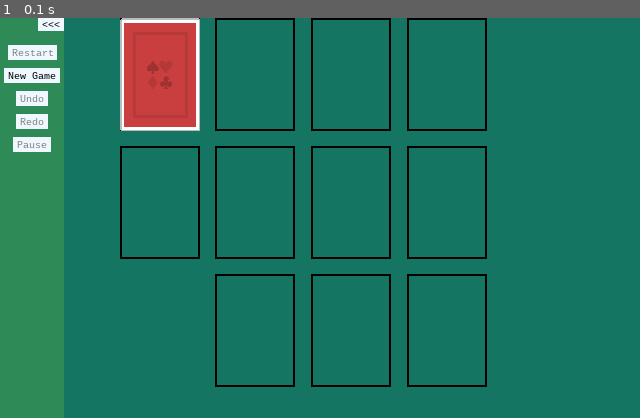
Above: before the commit, frame 1.
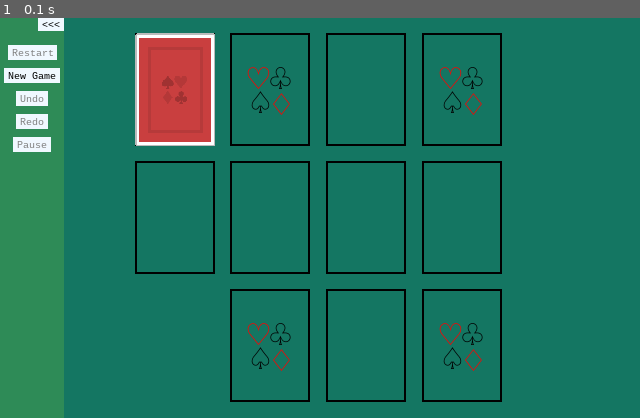
Above: after the commit, the same moment.

Repository: alexetsnyder/OuroborosPython
Game: pygame game, started from Pygame/FourSeasons/game.py
Two runs of this game, one before a commit and one after it. Both use one fixed random seed, a clock stepped at 60 frames per second and the inputs below.
Inputs:
- Up to frame 1 (0.1 s): no input

The runs differ from the first frame. In frame 1, 9.1% of the frame differs, in the area x 18-79%, y 0-96%.

Commit message:
Bug Fixes
Fixed a bug where the deck could be used when paused, and refactored the tile creations, and fixed the bug with it not centering correctly. Changed game to start out paused, and then unpause when clicking on new game.

Diff:
--- a/Pygame/FourSeasons/controls.py
+++ b/Pygame/FourSeasons/controls.py
@@ -75,7 +75,9 @@
 		self.btn_show = Button('<<<', on_click=self.on_click_toggle_bar)
 		controls.insert(0, self.btn_show)
 		self.rect = go.Rect((0, 0), (0, 0), color=self.color)
-		super().__init__((0, 0), controls=controls, default_size=self.btn_show.size)
+		super().__init__((0, 0), controls=controls)
+		w, h = self.btn_show.size
+		self.set_default((w - self.mw, h))
 		self.wire_events()
 
 	def set_size(self, size):
--- a/Pygame/FourSeasons/four_seasons.py
+++ b/Pygame/FourSeasons/four_seasons.py
@@ -8,7 +8,7 @@
 def pause_events_class(cls):
 	class ClassWrapper (cls):
 		def __init__(self, *args, **kargs):
-			self.is_paused = False
+			self.is_paused = True
 			super().__init__(*args, **kargs)
 
 		def on_pause(self, event):
@@ -149,11 +149,9 @@
 			undo_action = acts.UndoAction(self.undo_draw, self.redo_draw, *undo_args)
 			imp.IMP().actions.post(undo_action)
 
-	@pause_events_method
 	def on_new_deal(self, event):
 		self.new_deal(event.tiles)
 
-	@pause_events_method
 	def on_restart(self, event):
 		self.restart(event.tiles)
 
@@ -260,6 +258,10 @@
 		self.text.center_on(self.center)
 		self.rect.set_position(self.left_top)
 
+	def set_index(self, index):
+		self.index = index
+		self.text.set_text(str(self.index))
+
 	def is_within(self, position):
 		return self.rect.is_within(position)
 
@@ -330,55 +332,58 @@
 	INDEXES = [3, 5, 9, 11]
 
 	def __init__(self, *args, **kargs):
+		self.foundation_suit_texts = []
 		super().__init__(*args, **kargs)
 		self.first_card = None
 		self.font_size = 30
-		self.foundation_text = go.RenderText('', is_visible=False)
+		font_info = go.FontInfo(font_size=self.font_size, font_name=Card.SUIT_FONT, font_color=Color.BLACK)
+		self.card_value_text_top = go.RenderText('', is_visible=False, font_info=font_info)
+		self.card_value_text_bottom = go.RenderText('', is_visible=False, font_info=font_info)
 		self.suits_list = [Suits.HEARTS, Suits.CLUBS, Suits.SPADES, Suits.DIAMONDS]
-		self.foundation_suits = []
+		self.creat_suit_emblem()
+		self.wire_events()
+
+	def set_position(self, left_top):
+		super().set_position(left_top)
+		self.postion_suit_emblem()
+
+	def creat_suit_emblem(self):
 		for suit in self.suits_list:
 			font_info = go.FontInfo(font_size=self.font_size, font_color=SUITS_COLOR[suit], font_name=Card.SUIT_FONT)
-			self.foundation_suits.append(go.RenderText(SUITS_CHAR[suit], font_info=font_info, is_visible=False))
-		self.wire_events()
+			self.foundation_suit_texts.append(go.RenderText(SUITS_CHAR[suit], font_info=font_info))
+
+	def postion_suit_emblem(self):
+		center_signs = ((-1, -1), (1, -1), (-1, 1), (1, 1))
+		for i, suit_text in enumerate(self.foundation_suit_texts):
+			sign_x, sign_y = center_signs[i]
+			cx, cy = (self.x + sign_x * suit_text.w // 2, self.y + sign_y * suit_text.h // 2)
+			if i == 2:
+				cy += 2
+			elif i == 3:
+				cx, cy = (cx + 3, cy + 4)
+			suit_text.center_on((cx, cy))
 
 	def wire_events(self):
 		imp.IMP().add_delegate(events.UserEvent(CustomEvent.FIRST_CARD).listen(self.on_first_card))
 		imp.IMP().add_delegate(events.UserEvent(CustomEvent.CARD_TABLE_RESIZED).listen(self.on_card_table_resized))
 
-	@pause_events_method
 	def on_first_card(self, event):
 		self.first_card = event.card
 		self.update_foundation_text()
-		self.foundation_text.set_visibility(True)
-		for suit_text in self.foundation_suits:
-			suit_text.set_visibility(True)
+		self.card_value_text_top.set_visibility(True)
+		self.card_value_text_bottom.set_visibility(True)
 
 	def on_card_table_resized(self, event):
 		if not self.first_card == None:
 			self.update_foundation_text()
 
 	def update_foundation_text(self):
-		font_info = go.FontInfo(font_size=self.font_size, font_name=Card.SUIT_FONT, font_color=self.first_card.suit_color)
-		self.foundation_text.set_font_info(font_info)
-		self.foundation_text.set_text(self.first_card.card_str)
-		self.foundation_text.center_on((self.x, self.y - 10))
-		t_w = 0
-		for suit_text in self.foundation_suits[:2]:
-			t_w += suit_text.w
-		b_w = 0
-		for suit_text in self.foundation_suits[2:]:
-			b_w += suit_text.w
-		x, y = self.x - t_w // 4, self.y + self.foundation_text.h - 10
-		for suit_text in self.foundation_suits[:2]:
-			suit_text.center_on((x, y))
-			x += suit_text.w
-		x, y = self.x - b_w // 4, y + self.foundation_suits[0].h + 2
-		for i, suit_text in enumerate(self.foundation_suits[2:]):
-			if i == 0:
-				suit_text.center_on((x, y - 2))
-			else:
-				suit_text.center_on((x, y))
-			x += suit_text.w
+		card_str = self.first_card.card_str
+		self.card_value_text_top.set_text(card_str)
+		self.card_value_text_top.set_position((self.left + 2, self.top + 3))
+		self.card_value_text_bottom.set_text(card_str)
+		w, h = self.card_value_text_bottom.size
+		self.card_value_text_bottom.set_position((self.right - w - 2, self.bottom - h - 3))
 
 	def can_lay(self, card):
 		if any(self.cards):
@@ -394,8 +399,9 @@
 
 	def draw(self, surface):
 		super().draw(surface)
-		self.foundation_text.draw(surface)
-		for suit_text in self.foundation_suits:
+		self.card_value_text_top.draw(surface)
+		self.card_value_text_bottom.draw(surface)
+		for suit_text in self.foundation_suit_texts:
 			suit_text.draw(surface)
 
 @pause_events_class
@@ -408,7 +414,7 @@
 		self.card_tiles = []
 		self.parse_tiles()
 		self.mw, self.mh = margins
-		self.tile_width, self.tile_height = self.card_size = (0, 0)
+		self.tile_width, self.tile_height = self.tile_size = (0, 0)
 		self.fill(*left_top, *table_size)
 		self.wire_events()
 
@@ -418,6 +424,7 @@
 
 	@pause_events_method
 	def on_mouse_left_button_down(self, event):
+		print('on_mouse_left_button_down')
 		for tile in self.find_all(lambda x : not x == BlankTile.INDEX and not x == DeckTile.INDEX):
 			if tile.is_within(event.pos):
 				events.UserEvent(CustomEvent.TILE_CLICKED).post(tile=tile, pos=event.pos)
@@ -493,47 +500,46 @@
 			temp_cw = self.tile_height * self.card_size_ratio
 			total_width = 4 * temp_cw + 5 * self.mw
 		self.tile_width = temp_cw
-		self.card_size = (self.tile_width, self.tile_height)
+		self.tile_size = (self.tile_width, self.tile_height)
 
 	def recenter(self, w, h):
-		extra_w = (w - (4 * self.tile_width  + 5 * self.mw)) // 2
-		extra_h = (h - (3 * self.tile_height + 4 * self.mh)) // 2
+		extra_w = (w - (4 * self.tile_width  + 5 * self.mw)) // 2 + self.mw
+		extra_h = (h - (3 * self.tile_height + 4 * self.mh)) // 2 + self.mh
 		for i in range(self.cols):
 			for j in range(self.rows):
-				card_tile = self.card_tiles[4 * j + i]
+				card_tile = self.card_tiles[3 * i + j]
 				x, y = card_tile.left_top
 				card_tile.set_position((x + extra_w, y + extra_h))
 
-	def fill(self, left, top, w, h):
+	def fill_tile(self, tile, index, x, y):
+		tile.cards.clear()
+		tile.set_index(index)
+		tile.set_size(self.tile_size)
+		tile.set_position((x, y))
+
+	def resize(self, left, top, w, h):
 		self.assay(w // 2, h // 2)
-		tile_index = 0
 		for i in range(self.cols):
 			for j in range(self.rows):
+				index = 3 * i + j
+				tile = self.card_tiles[index]
 				cx = left + i * (self.tile_width + self.mw)
 				cy = top + j * (self.tile_height + self.mh)
-				tile = self.tile_info[tile_index]
-				module = sys.modules[__name__]
-				self.card_tiles.append(tile.instance(module, (cx, cy), self.card_size, tile_index))
-				tile_index += 1
+				self.fill_tile(tile, index, cx, cy)
 		self.recenter(w, h)
+
+	def fill(self, left, top, w, h):
+		pass_thr = (0, 0)
+		module = sys.modules[__name__]
+		for i in range(self.cols):
+			for j in range(self.rows):
+				tile = self.tile_info[3 * i + j]
+				self.card_tiles.append(tile.instance(module, pass_thr, pass_thr, 0))
+		self.resize(left, top, w, h)
 
 	def refill(self, left_top, new_size):
 		self.card_tiles.clear()
 		self.fill(*left_top, *new_size)
-
-	def resize(self, left, top, w, h):
-		self.assay(w // 2, h // 2)
-		tile_index = 0
-		for i in range(self.cols):
-			for j in range(self.rows):
-				tile = self.card_tiles[tile_index]
-				cx = left + i * (self.tile_width + self.mw)
-				cy = top + j * (self.tile_height + self.mh)
-				tile.cards.clear()
-				tile.set_size(self.card_size)
-				tile.set_position((cx, cy))
-				tile_index += 1
-		self.recenter(w, h)
 
 	def reset(self):
 		for tile in self.card_tiles:
@@ -585,14 +591,15 @@
 		events.UserEvent(CustomEvent.CARD_MOTION).post(pos=event.pos)
 
 	def restart(self):
-		self.card_tiles.reset()
-		imp.IMP().actions.clear()
-		events.UserEvent(CustomEvent.RESTART).post(tiles=self.card_tiles.find_all())
+		self.reset(CustomEvent.RESTART)
 
 	def new_deal(self):
+		self.reset(CustomEvent.NEW_DEAL)
+
+	def reset(self, event):
 		imp.IMP().actions.clear()
 		self.card_tiles.reset()
-		events.UserEvent(CustomEvent.NEW_DEAL).post(tiles=self.card_tiles.find_all())
+		events.UserEvent(event).post(tiles=self.card_tiles.find_all())
 
 	def update(self):
 		self.card_tiles.update()
--- a/Pygame/FourSeasons/game.py
+++ b/Pygame/FourSeasons/game.py
@@ -6,14 +6,16 @@
 from structs import *
 
 #ToDo:
-#1) Quick Click (click on a card and it is placed on a tile).
-#2) Timer.
-#3) Score.
-#4) Refactor foundation tile background.
-#5) Only winable hands.
-#6) One list to draw everything.
-#7) Center the game better.
-#8) At Zero cards text and deck picture disappear
+# 1) Quick Click (click on a card and it is placed on a tile).
+# 2) Timer.
+# 3) Score.
+# 4) Refactor foundation tile background.
+# 5) Only winable hands.
+# 6) One list to draw everything.
+# 7) Center the game better.
+# 8) At Zero cards text and deck picture disappear
+# 9) Debug Print.
+#10) Put data in data file.
 
 class Screen:
 	def __init__(self, size):
@@ -45,7 +47,7 @@
 		self.elapsed = 1
 		self.is_win = False
 		self.previous = None
-		self.is_paused = False
+		self.is_paused = True
 		self.SEC_PER_FRAME = 1 / 60
 		self.center = tuple(x // 2 for x in self.size)
 		self.title = imp.IMP().config.try_get('GAME_NAME', 'Default Name')
@@ -122,7 +124,7 @@
 		imp.IMP().screen.set_title(self.title)
 
 	def start(self):
-		self.is_paused = False
+		self.is_paused = True
 		self.previous = time.time()
 
 	def on_quit(self, event):
@@ -136,7 +138,6 @@
 		self.pause()
 
 	def on_game_over(self, event):
-		self.is_win = True
 		imp.IMP().actions.clear()
 		self.pause_text.set_text('Winner!')
 		self.pause_text.center_on(self.center)
@@ -154,7 +155,6 @@
 			self.previous = time.time()
 
 	def un_pause(self):
-		self.is_win = False
 		self.pause_text.set_text('Paused!')
 		self.pause_text.center_on(self.center)
 		if self.is_paused:
